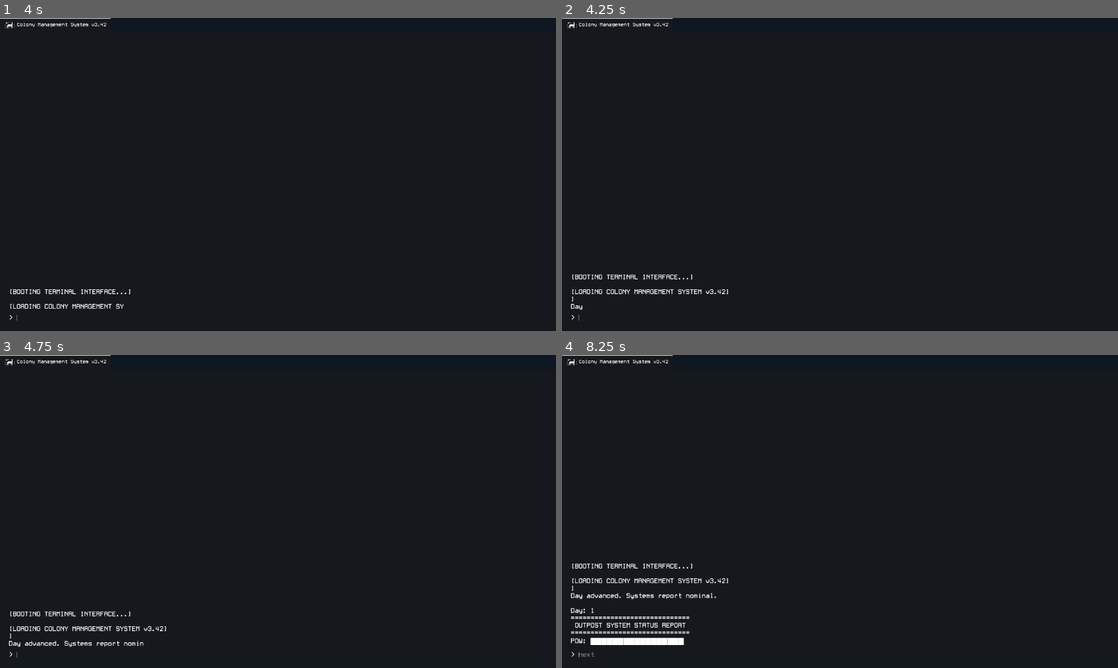
Above: before the commit, frames 1-4 (two rows, left to right).
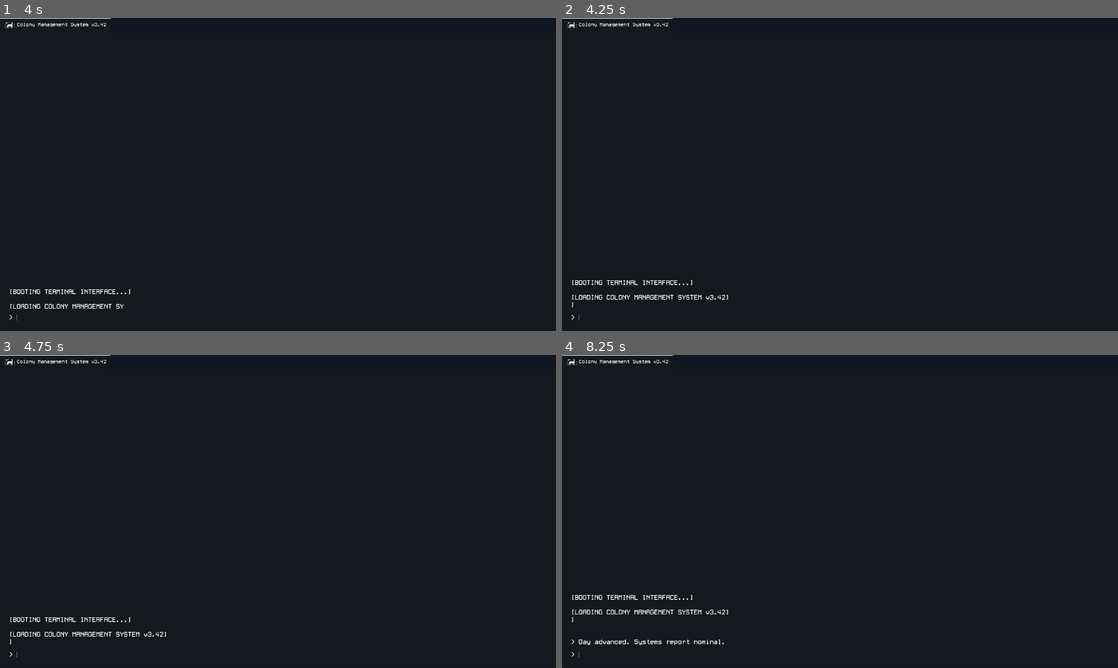
Above: after the commit, the same moments.

Repository: bsuster/Outpost-Equilibrium
Game: Godot game, scene res://scenes/levels/main_scene.tscn
Same seed, same stepped clock (60 frames per second), same inputs: the game is played once before the commit and once after it. Sound files missing from this copy of the repository are replaced by a short silence.
Inputs:
- Up to frame 1 (4 s): tap Enter (submit_input) at 0.5, 1.35, 2, 2.85, 3.5 s; hold Up (cycle_up) 0.53-1.28 s; hold Enter (submit_input) 0.53-1.28 s; tap Space at 1.25, 2.75 s; hold Down (cycle_down) 1.28-2.03 s; hold Enter (submit_input) 2.03-2.78 s; hold Up (cycle_up) 2.03-3.53 s; hold Down (cycle_down) from 3.53 s (still down); hold Enter (submit_input) from 3.53 s (still down)
- Up to frame 2 (4.25 s): keep holding Down (cycle_down); keep holding Enter (submit_input); tap Escape (skip) at 4.15 s
- Up to frame 3 (4.75 s): keep holding Down (cycle_down); release Enter (submit_input) at 4.28 s; tap Enter (submit_input) at 4.35 s
- Up to frame 4 (8.25 s): hold Enter (submit_input) 5.03-5.78 s; tap Space at 5.75 s; release Down (cycle_down) at 5.78 s; hold Up (cycle_up) 5.78-8.03 s; tap Enter (submit_input) at 5.85, 7.35 s; hold Enter (submit_input) 6.53-7.28 s; hold Down (cycle_down) from 8.03 s (still down); hold Enter (submit_input) from 8.03 s (still down)

Frame 1 is identical in both runs. In frame 2, 0.9% of the frame differs, in the area x 1-30%, y 82-94%; in frame 3, 1.0%; in frame 4, 2.0%, in the area x 1-30%, y 66-97%.

Commit message:
remove need for "next" command

Diff:
--- a/data/commands.json
+++ b/data/commands.json
@@ -5,9 +5,6 @@
 		"failure_text": ["Unable to skip turn due to unresolved critical failure."],
 		"condition": "can_skip",
 		"effects": {
-			"update_power": -15,
-			"update_oxygen": -10,
-			"update_food": -5,
 			"update_day": 1
 		},
 	},
@@ -32,9 +29,6 @@
 			"Warning: A system failure is imminent. Day cannot advance safely."
 		],
 		"effects": {
-			"update_power": -15,
-			"update_oxygen": -10,
-			"update_food": -5,
 			"update_day": 1
 		},
 		"condition": "can_advance_day"
@@ -50,7 +44,8 @@
 			],
 		"effects": {
 			"update_oxygen": 15,
-			"update_power": -10
+			"update_power": -10,
+			"update_day": 1
 		},
 		"condition": "has_min_power_10"
 	},
@@ -65,7 +60,8 @@
 		],
 		"effects": {
 			"update_food": 20,
-			"update_oxygen": -5
+			"update_oxygen": -5,
+			"update_day": 1
 		},
 		"condition": "has_min_air_5"
 	},
@@ -79,7 +75,8 @@
 			"Dust storm interference. No sunlight. Panels remain offline."
 		],
 		"effects": {
-			"update_power": 20
+			"update_power": 20,
+			"update_day": 1
 		},
 		"condition": "deploy_panels_enabled",
 	},
--- a/scenes/levels/main_scene.gd
+++ b/scenes/levels/main_scene.gd
@@ -4,6 +4,12 @@
 
 @onready var terminal: Terminal = $Terminal
 @onready var background_player: AudioStreamPlayer2D = $BackgroundPlayer
+
+var day_progression_message: Array[String] = [
+	"\n\n> Day advanced. Systems report nominal.",
+	"\n\n> Another day passes in silence.",
+	"\n\n> Time moves forward, whether you're ready or not..."
+]
 
 
 func _ready() -> void:
@@ -26,6 +32,10 @@
 func _next_day() -> void:
 	terminal.disable_input()
 	await get_tree().create_timer(2).timeout
+	if not CommandManager.has_command_history or CommandManager.command_history[0] != "skip":
+		var msg: String = day_progression_message[randi_range(0, day_progression_message.size() - 1)]
+		terminal.print_terminal_output(msg)
+	await get_tree().create_timer(3).timeout
 	EventManager.refresh_active_events()
 	if SystemManager.is_game_over:
 		_show_game_over_screen()
@@ -41,7 +51,7 @@
 	terminal.enable_input()
 #
 func _on_intro_done():
-	terminal.try_submit_input("next")
+	SystemManager.day += 1
 
 func _show_game_over_screen() -> void:
 	var power_color = "red" if SystemManager.power <= 0 else "white"
--- a/singletons/system_manager.gd
+++ b/singletons/system_manager.gd
@@ -18,9 +18,15 @@
 var day: int = 0:
 	set(new_value):
 		day = new_value
-		day_updated.emit()
+		_handle_day_change()
 var deploy_panels_disabled: bool = false
 var is_game_over: bool = false
+
+var default_degradation_values: Dictionary = {
+	"power": -15,
+	"oxygen": -10,
+	"food": -5
+}
 
 var can_advance_day: bool = true
 
@@ -66,3 +72,8 @@
 	for i in bar_count:
 		output += "█"
 	return output
+
+func _handle_day_change() -> void:
+	for prop in default_degradation_values:
+		set(prop, get(prop) + default_degradation_values[prop])
+	day_updated.emit()
